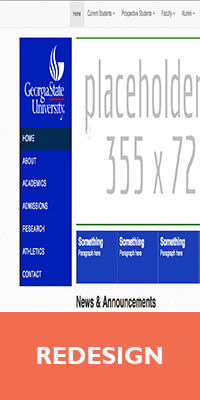
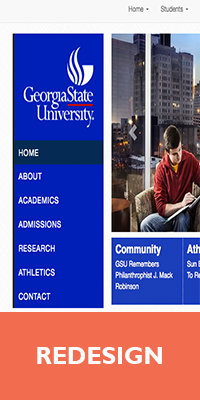
Two versions of the same layered image (200 x 400). Layer-by-layer changes:
renamed "Screen Shot 2014-02-23 at 2.09.09 PM" to "Screen Shot 2014-02-24 at 10.04.27 AM", painted on it over [0, 0, 200, 312]
